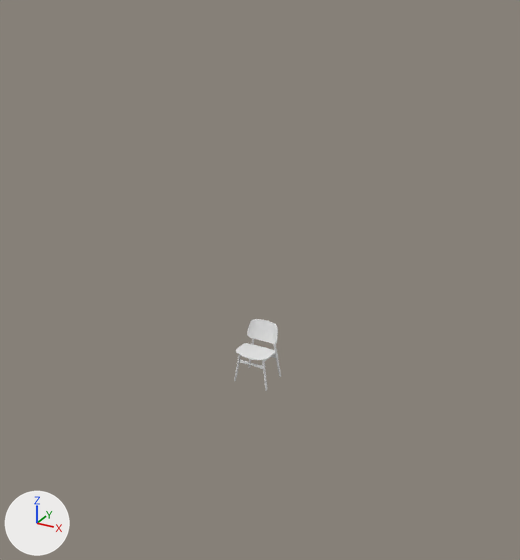
One commit to the Blender file Chair/chair.blend: the scene before it, then after it.
Rendered twice from a 50 mm camera at (3.8, -6.85, 4.78) aimed at (0.14, -0.2, 1.46). Arrows for +X, +Y and +Z are at lower left; the lights stay in place. Materials are left out; every surface is plain grey.

Before the edit, the objects in view are built like this:
```python
me_plane = bpy.data.meshes.new('Plane')
me_plane.from_pydata(...)  # 810 vertices, 808 faces; spans x -1.0..1.0, y -1.0..1.01, z -0.17..0.55
me_plane.polygons.foreach_set('use_smooth', [True] * 808)
me_plane.materials.append(mat_material)
ob_back = bpy.data.objects.new('Back', me_plane)
ob_back.location = (0.0, 0.19, 0.59)
ob_back.rotation_euler = (1.571, 0.0, 0.0)  # degrees (90, 0, 0)
ob_back.scale = (0.214, 0.13, 0.175)
```
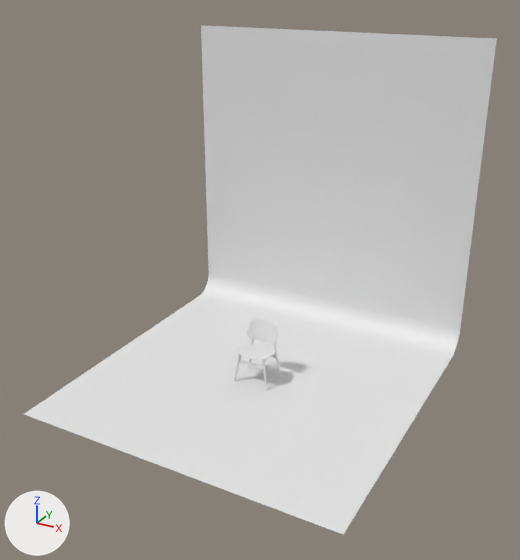
What differs and where, as boxes (x1, y1, x2, y2) in the pictures (520 x 560 px):
'Studio', added: after (24, 25, 497, 534)

Patch to the scene script:
```diff
--- a/Chair/chair.blend.py
+++ b/Chair/chair.blend.py
@@ me_plane_002 @@
+me_plane_002.from_pydata([(-1.0, -1.0, 0.0), (1.0, -1.0, 0.0), (-1.0, 1.0, 0.0), (1.0, 1.0, 0.0), (-1.0, 1.0, 2.0), (1.0, 1.0, 2.0)], [], [(0, 1, 3, 2), (2, 3, 5, 4)])
@@ ob_studio @@
+ob_studio = bpy.data.objects.new('Studio', me_plane_002)
+ob_studio.location = (0.0, 0.0, 0.0)
+ob_studio.scale = (2.0, 2.0, 2.0)
+_m = ob_studio.modifiers.new('Bevel', 'BEVEL')
+_m.width = 0.15
+_m.width_pct = 0.15
+_m.segments = 100
```
